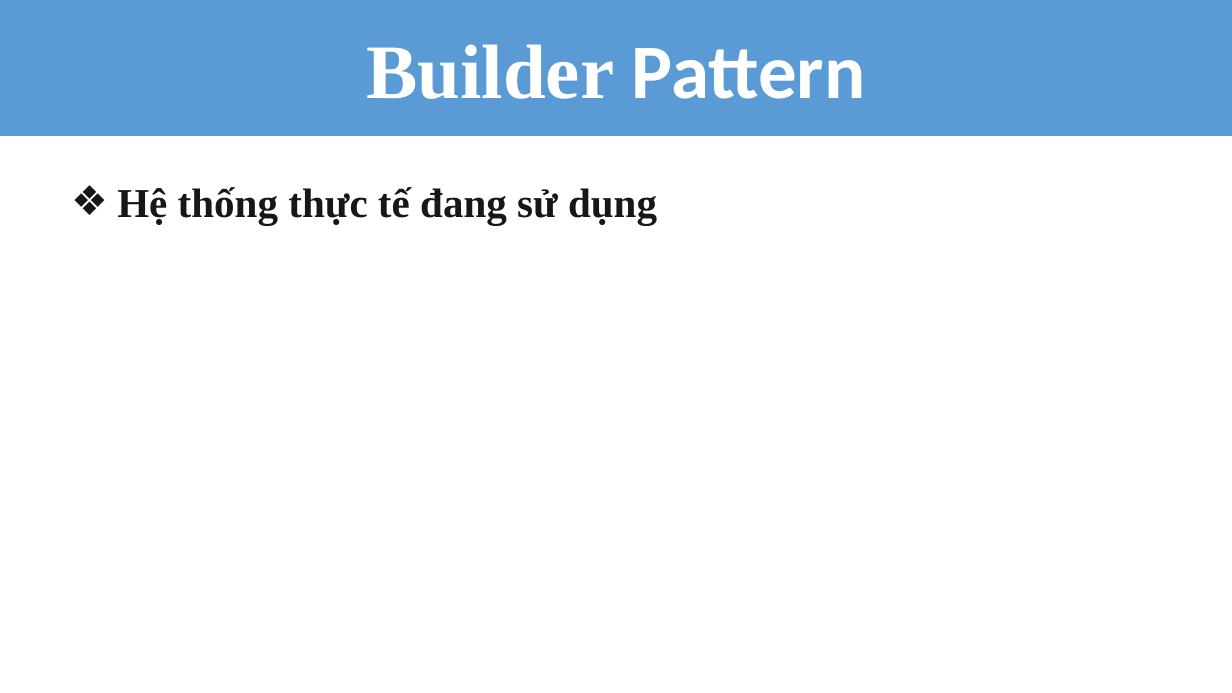
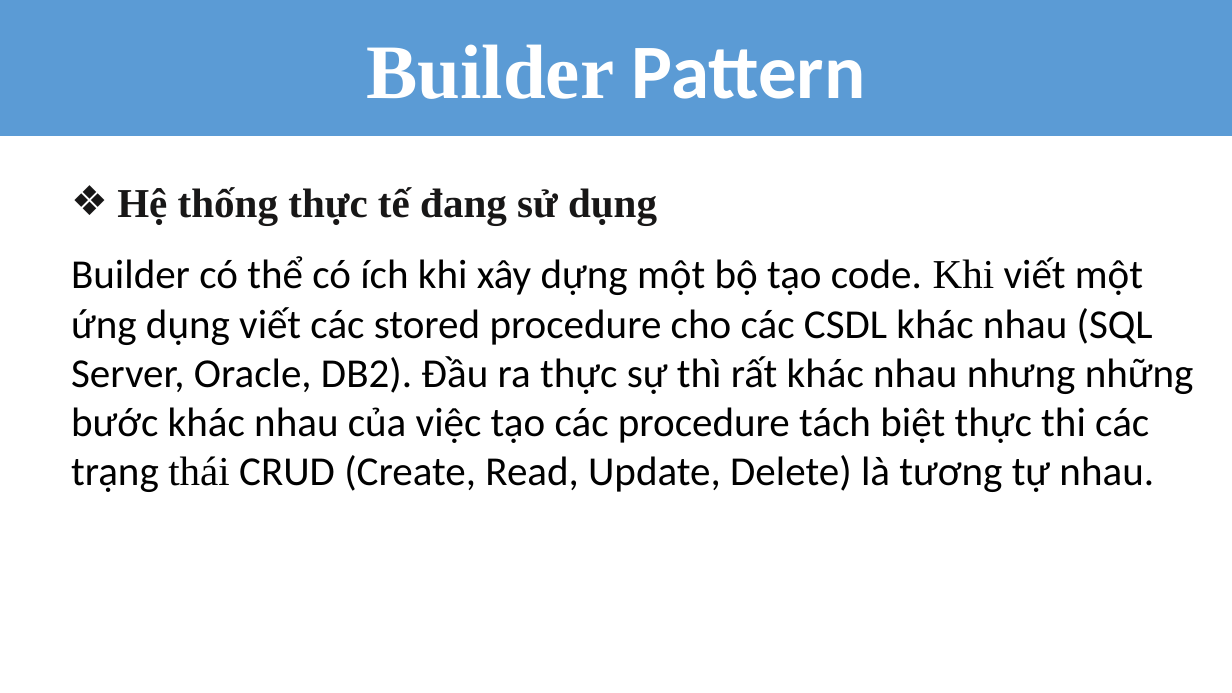
Before and after one commit to huulocuit1/DP, a slide deck: slide 9 of KHOA/Builder.pptx. Drawn at 1232x693 pixels with LibreOffice and Linux fonts; fonts in the diff are those of the drawing. Boxes give left, top, right and bottom in pixels: in the first picture for what was removed or moved away, otherwise in the second. Text is boxed around its words. In the diff, an @@ line names an element or a change of style, - is before the commit and + after.

```diff
--- a/KHOA/Builder.pptx
+++ b/KHOA/Builder.pptx
@@ text added at (71, 256, 1194, 492), 32 pt, text #000000 @@
+Builder có thể có ích khi xây dựng một bộ tạo code. Khi viết một ứng dụng viết các stored procedure cho các CSDL khác nhau (SQL Server, Oracle, DB2). Đầu ra thực sự thì rất khác nhau nhưng những bước khác nhau của việc tạo các procedure tách biệt thực thi các trạng thái CRUD (Create, Read, Update, Delete) là tương tự nhau.
```
Also in this commit, not shown: 5 other slides changed, 1 slide removed, 3 other files.
